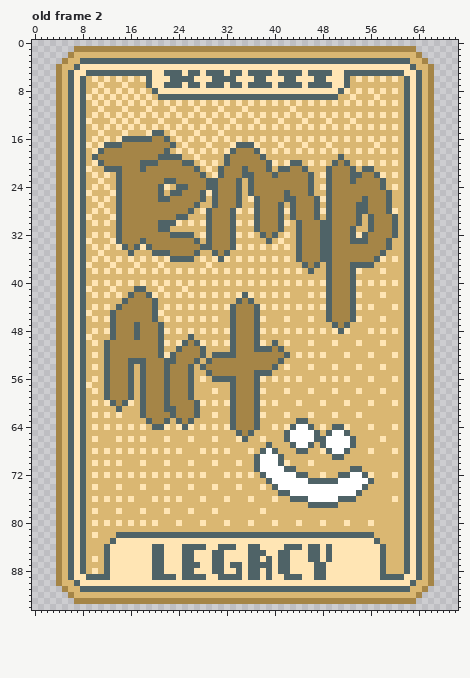
File history of a pixel-art file, art/DuckItems.aseprite. Above is the file before it was changed.
71x95 pixels, 21 frames. Colours within 5 levels of each other are drawn and written as one. Shown: old frame 2.
Now the later version:
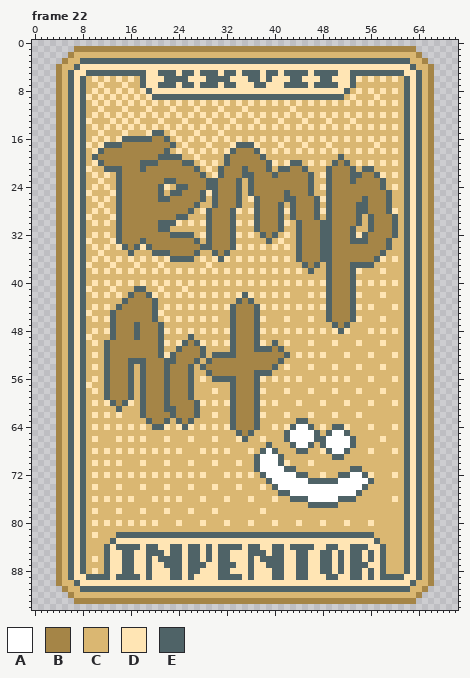
Palette (. is transparent): A #ffffff  B #a58547  C #dab772  D #ffe5b4  E #4f6367
A new or re-ordered frame is compared with the old frame closest to it.
Change:
frames 21 -> 22
--- frame 22 is new; against old frame 2, layer "Overlay"
@@ x 16..55 @@
  4 DDDDDDDDDDDDDDDDDDDDDDDDDDDDDDDDDDDDDDDD
- 5 EEEEDDEEEDEEDEEEDEEDEEEEDEEEEDEEEEDDEEEE
- 6 DCDEDDDEEEEDDDEEEEDDDEEDDDEEDDDEEDDDECDC
- 7 CCCEDDEEEDEEDEEEDEEDEEEEDEEEEDEEEEDDECCC
- 8 DCDCEDDDDDDDDDDDDDDDDDDDDDDDDDDDDDDEDCDC
- 9 CDCDCEEEEEEEEEEEEEEEEEEEEEEEEEEEEEECCDCC
+ 5 EEEDDEEEDEEDEEEDEEDEEEDEEDEEEEDEEEEDDEEE
+ 6 DCEDDDEEEEDDDEEEEDDDEEDEDDDEEDDDEEDDDEDC
+ 7 CCEDDEEEDEEDEEEDEEDDDEEDDDEEEEDEEEEDDECC
+ 8 DCDEDDDDDDDDDDDDDDDDDDDDDDDDDDDDDDDDECDC
+ 9 CDCDEEEEEEEEEEEEEEEEEEEEEEEEEEEEEEEECDCC
 10 DCDCDCDCDCDCDCDCDCDCDCDCDCDCDCDCDCDCDCDC
@@ x 12..58 @@
 83 CEDDDDDDDDDDDDDDDDDDDDDDDDDDDDDDDDDDDDDDDDDDDEC
-84 EDDDDDDDEEDDDEEEEDDEEEDDEEDDDDEEEDEEDEDDDDDDDDE
-85 EDDDDDDDEEDDDEEDDDEEDDDDEEEDDEEDDDEEDEDDDDDDDDE
-86 EDDDDDDDEEDDDEEDDDEEDDDDEEDEDEEDDDEEDEDDDDDDDDE
-87 EDDDDDDDEEDDDEEEDDEEDEEDEEEEDEEDDDDEEDDDDDDDDDE
-88 EDDDDDDDEEDDDEEDDDEEDDEDEEDEDEEDDDDEEDDDDDDDDDE
-89 EDDDDDDDEEEEDEEEEDDEEEEDEEDEDDEEEDDEEDDDDDDDDDE
+84 EDEEEEDEEDDEEDEEDEDEEEEDEEDDEEDEEEEDDEEDDEEEDDE
+85 EDDEEDDEEEDEEDEEDEDEEDDDEEEDEEDDEEDDEEDEDEEDEDE
+86 EDDEEDDEDEEEEDEEDEDEEDDDEDEEEEDDEEDDEEDEDEEDEDE
+87 EDDEEDDEDDEEEDEEEDDEEEDDEDDEEEDDEEDDEEDEDEEEDDE
+88 EDDEEDDEDDDEEDEEDDDEEDDDEDDDEEDDEEDDEEDEDEEDEDE
+89 EDEEEEDEDDDEEDEDDDDEEEEDEDDDEEDDEEDDDEEDDEEDEDE
 90 DDDDDDDDDDDDDDDDDDDDDDDDDDDDDDDDDDDDDDDDDDDDDDD
Where, in picture pixels (left, top, right, bottom), the same in both pictures:
changed: (140, 70, 356, 100)
changed: (116, 544, 374, 580)
